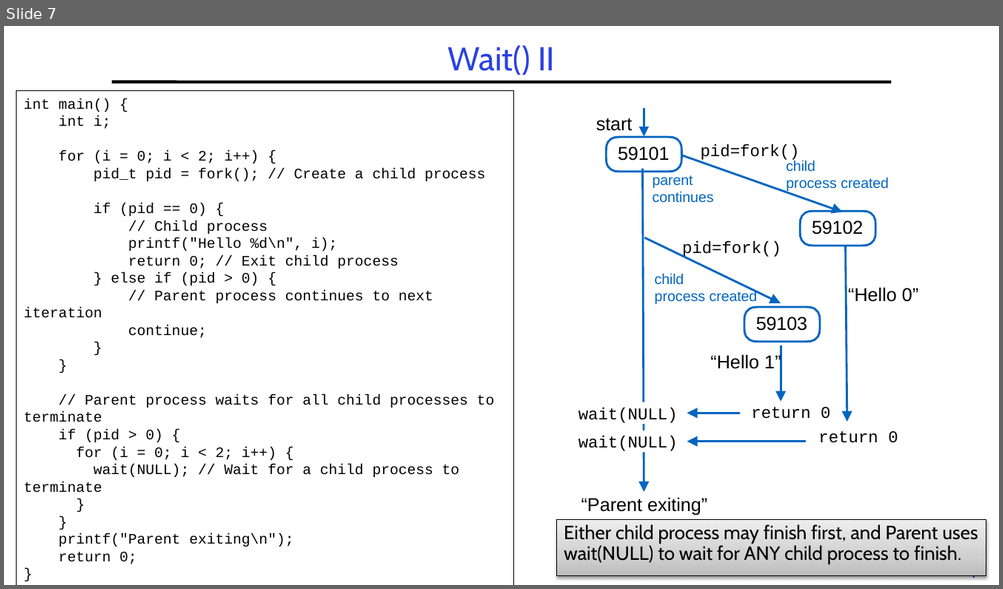
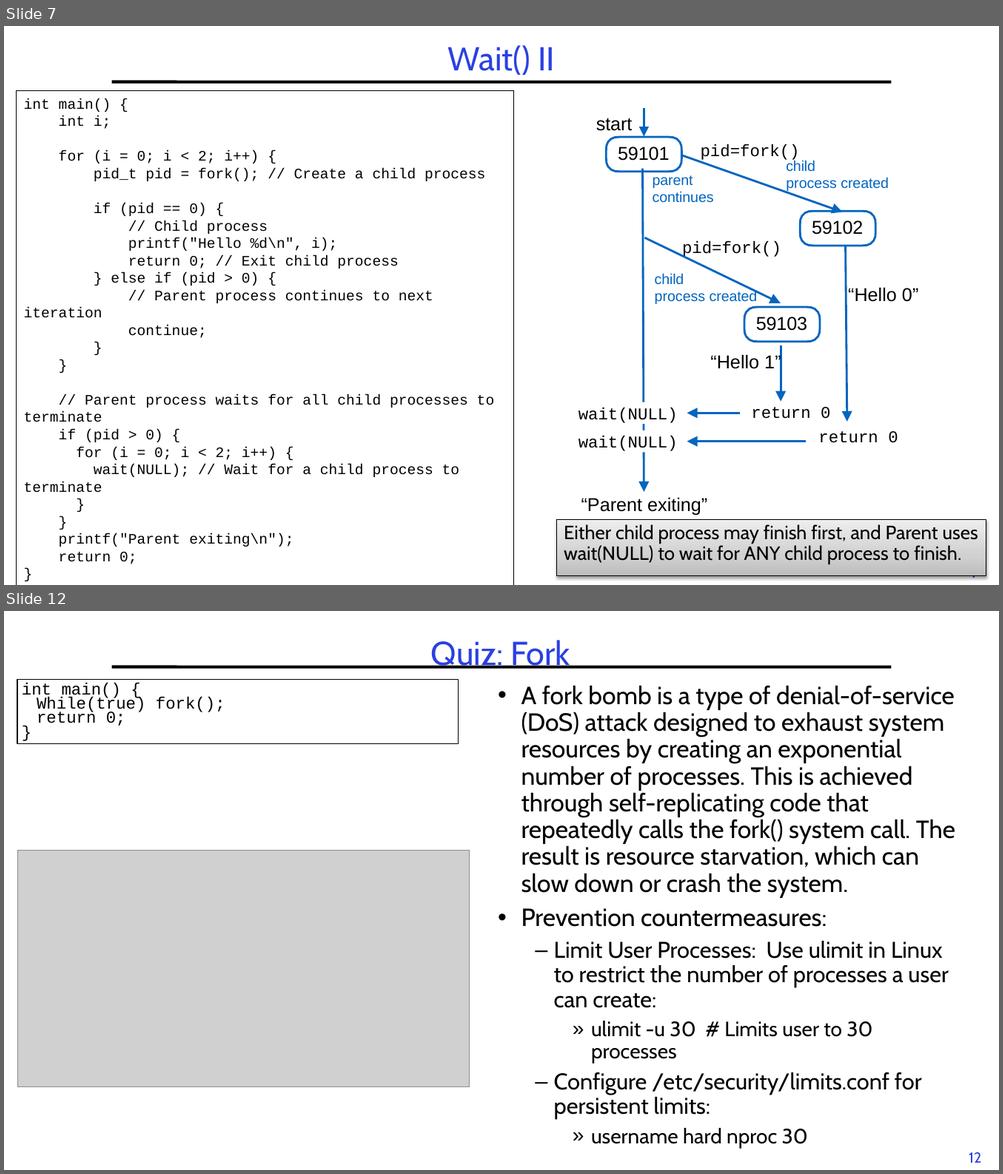
Before and after one commit to guhofstra/CSC256Fa25, a slide deck: PPTs/L2-Exercises ANS.pptx. Shown one above the other, each under a label of ours: slide 7 before the commit, slides 7 and 12 after it; the slides between them are not shown. The pictures are 1003x589 and 1003x1174 pixels, drawn with LibreOffice and Linux fonts; fonts in the diff are those of the drawing; grey boxes stand for pictures. Boxes give left, top, right and bottom in pixels: in the first picture for what was removed or moved away, otherwise in the second. Text is boxed around its words. In the diff, an @@ line names an element or a change of style, - is before the commit and + after.

```diff
--- a/PPTs/L2-Exercises ANS.pptx
+++ b/PPTs/L2-Exercises ANS.pptx
@@ slide 12 added at (x1=4, y1=611, x2=999, y2=1170), background #FFFFFF; not listed: 2 template elements that a slide beside it also shows @@
@@ title added at (x1=431, y1=640, x2=570, y2=669), 32 pt, text #2A40E2 @@
+Quiz: Fork
@@ rectangle added at (x1=17, y1=680, x2=458, y2=743), outline #000000 1 pt, 16 pt, text #000000 @@
+int main() {
+While(true) fork();
+return 0;
+}
@@ text added at (x1=521, y1=685, x2=955, y2=1148), 24 pt, text #000000 @@
+• A fork bomb is a type of denial-of-service (DoS) attack designed to exhaust system resources by creating an exponential number of processes. This is achieved through self-replicating code that repeatedly calls the fork() system call. The result is resource starvation, which can slow down or crash the system.
+• Prevention countermeasures:
+  – Limit User Processes: Use ulimit in Linux to restrict the number of processes a user can create:
+    » ulimit -u 30 # Limits user to 30 processes
+  – Configure /etc/security/limits.conf for persistent limits:
+    » username hard nproc 30
@@ picture added at (x1=17, y1=851, x2=469, y2=1087) @@
```
Also in this commit, not shown: 7 other slides added, 6 other files.
